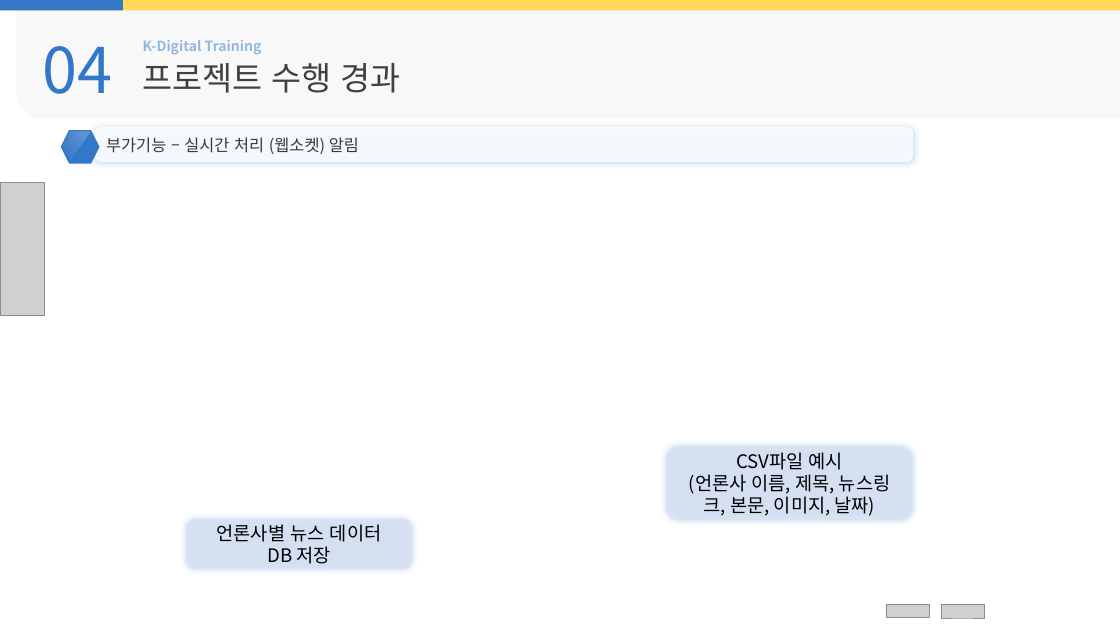
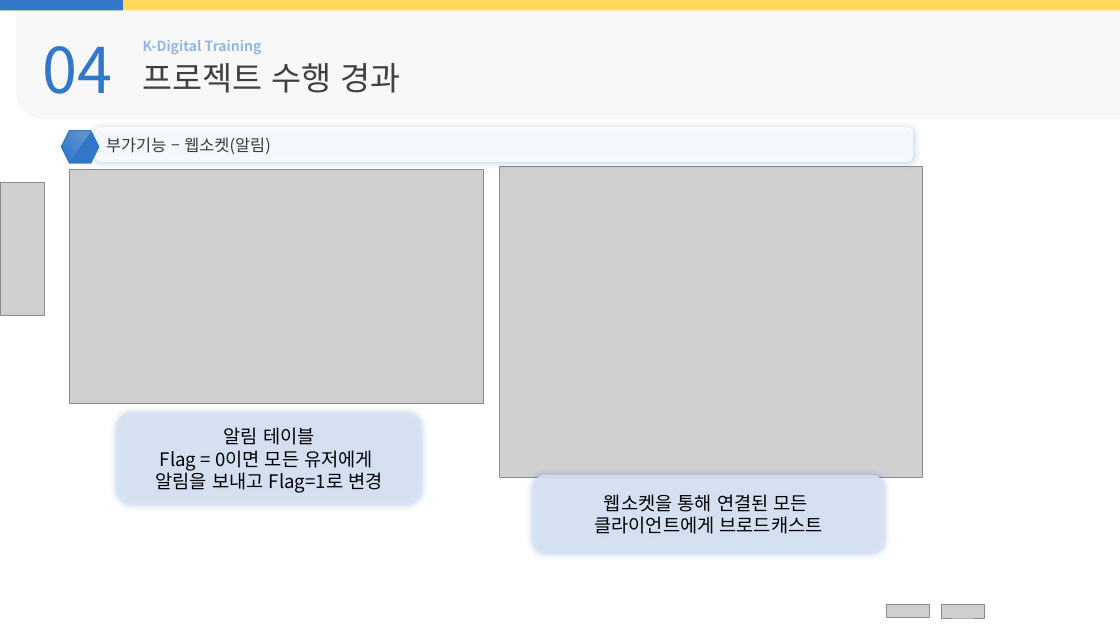
Before and after one commit to Milk0621/project-news-stock, a slide deck: slide 20 of kospi/python/etcFile/kospi 발표.pptx (slide 21 before the commit). Drawn at 1120x630 pixels with LibreOffice and Linux fonts; fonts in the diff are those of the drawing; grey boxes stand for pictures. Boxes give left, top, right and bottom in pixels: in the first picture for what was removed or moved away, otherwise in the second. Text is boxed around its words. In the diff, an @@ line names an element or a change of style, - is before the commit and + after.

```diff
--- a/kospi/python/etcFile/kospi 발표.pptx
+++ b/kospi/python/etcFile/kospi 발표.pptx
@@ text at <box>106,137,270,154</box>: text changed @@
-부가기능 – 실시간 처리 (웹소켓) 알림
+부가기능 – 웹소켓(알림)
@@ picture added at <box>69,170,484,404</box> @@
@@ picture added at <box>500,166,923,477</box> @@
@@ rounded rectangle "알림 테이블": place and size @@
-rounded rectangle "알림 테이블" at <box>187,520,412,570</box>
+rounded rectangle "알림 테이블" at <box>117,413,422,505</box>
@@ text in rounded rectangle at <box>156,427,382,493</box>: text changed @@
-언론사별 뉴스 데이터
-DB 저장
+알림 테이블
+Flag = 0이면 모든 유저에게
+알림을 보내고 Flag=1로 변경
@@ rounded rectangle "웹소켓을 통해 연결된 모든": place and size @@
-rounded rectangle "웹소켓을 통해 연결된 모든" at <box>666,447,913,520</box>
+rounded rectangle "웹소켓을 통해 연결된 모든" at <box>533,475,886,553</box>
@@ text in rounded rectangle at <box>595,494,823,534</box>: text changed @@
-CSV파일 예시
-(언론사 이름, 제목, 뉴스링크, 본문, 이미지, 날짜)
+웹소켓을 통해 연결된 모든
+클라이언트에게 브로드캐스트
```
Also in this commit, not shown: 11 other slides changed, 4 slides added, 1 slide removed.
